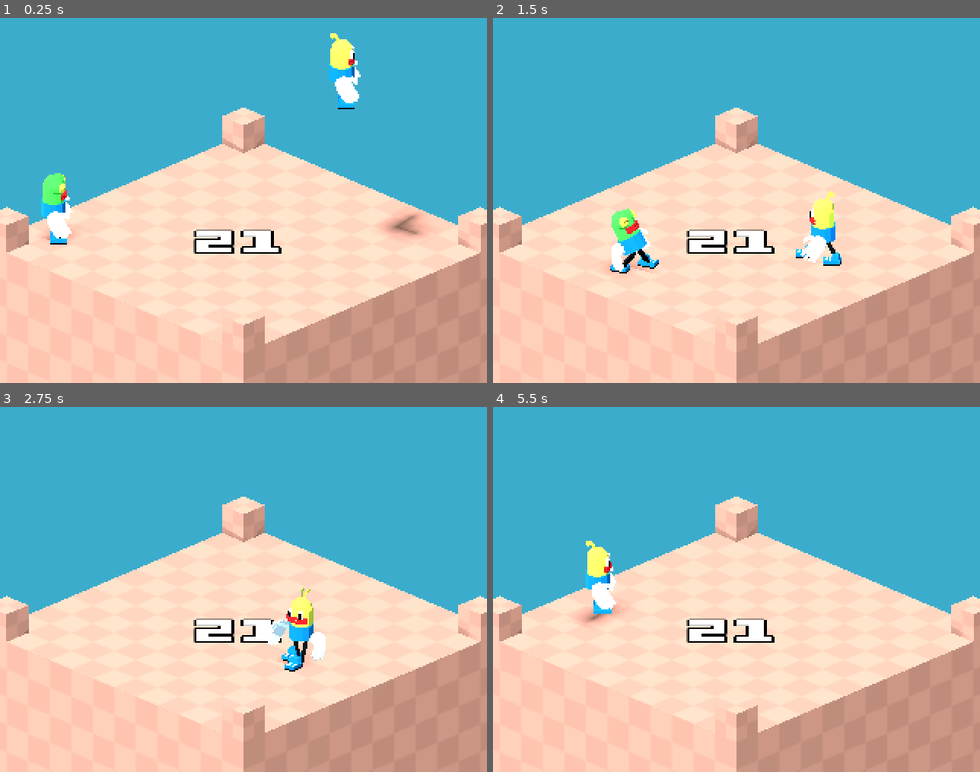
Above: before the commit, frames 1-4 (two rows, left to right).
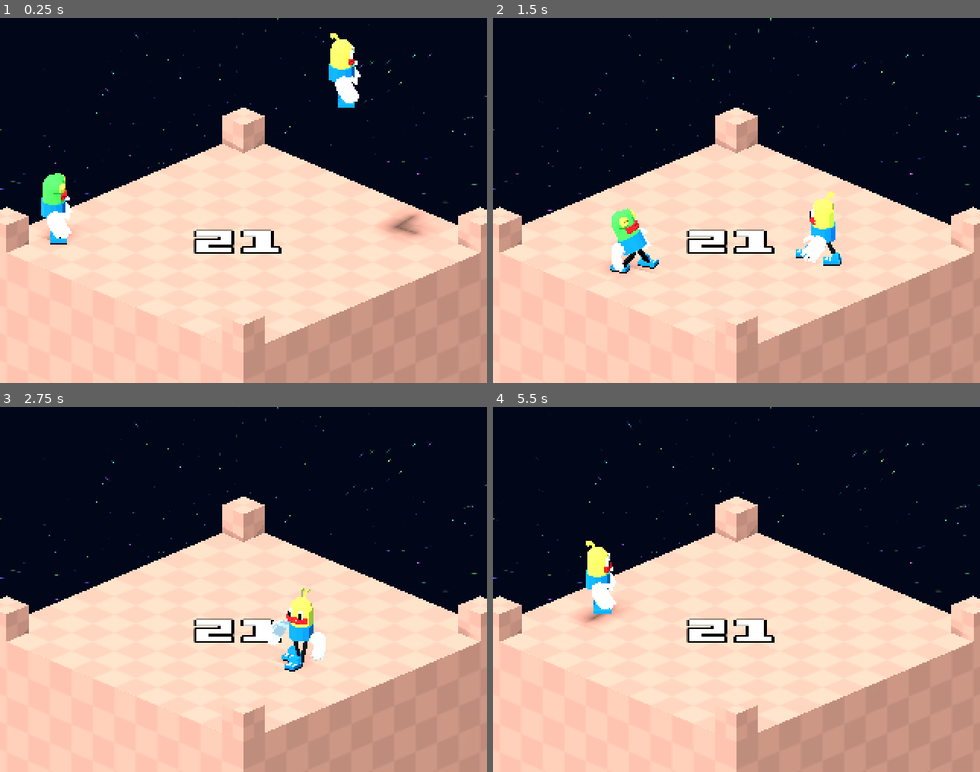
Above: after the commit, the same moments.

Repository: cat-in-the-dark/gmtk_2026
Game: Godot game, scene res://main.tscn
Two runs of this game, one before a commit and one after it. Both use one fixed random seed, a clock stepped at 60 frames per second and the inputs below.
Inputs:
- Up to frame 1 (0.25 s): no input
- Up to frame 2 (1.5 s): hold D (move_right) 0.53-1.28 s; hold Space (attack) 0.53-1.28 s; hold S (move_down) from 1.28 s (still down); tap Ctrl (dash) at 1.35 s
- Up to frame 3 (2.75 s): release S (move_down) at 2.03 s; hold D (move_right) from 2.03 s (still down); hold Space (attack) from 2.03 s (still down)
- Up to frame 4 (5.5 s): release D (move_right) at 2.78 s; release Space (attack) at 2.78 s; hold W (move_up) 2.78-3.53 s; tap Ctrl (dash) at 2.85, 4.35 s; hold Space (attack) 3.53-4.28 s; hold A (move_left) 3.53-5.03 s; hold S (move_down) from 5.03 s (still down); hold Space (attack) from 5.03 s (still down)

The runs differ from the first frame. In frame 1, 43% of the frame differs, in the area x 0-100%, y 0-57%; in frame 2, 45%; in frame 3, 45%; in frame 4, 44%.

Commit message:
use skypox with stars

Diff:
--- a/sky/sky.tres
+++ b/sky/sky.tres
@@ -1,6 +1,6 @@
 [gd_resource type="Sky" load_steps=2 format=3 uid="uid://r5xeigeohfnk"]
 
-[ext_resource type="Material" uid="uid://cmgq7ao5ighma" path="res://level/sky/sky_shader_mat.tres" id="1_1angs"]
+[ext_resource type="Material" uid="uid://cmgq7ao5ighma" path="res://sky/sky_shader_mat.tres" id="1_1angs"]
 
 [resource]
 sky_material = ExtResource("1_1angs")
--- a/world_env.tres
+++ b/world_env.tres
@@ -1,9 +1,11 @@
-[gd_resource type="Environment" format=3 uid="uid://cvx82wuvou4v3"]
+[gd_resource type="Environment" load_steps=2 format=3 uid="uid://cvx82wuvou4v3"]
+
+[ext_resource type="Sky" uid="uid://r5xeigeohfnk" path="res://sky/sky.tres" id="1_sky"]
 
 [resource]
-background_mode = 1
-background_color = Color(0.235294, 0.67451, 0.803922, 1)
-ambient_light_source = 3
+background_mode = 2
+sky = ExtResource("1_sky")
+ambient_light_source = 2
 ambient_light_color = Color(0.72, 0.9, 1, 1)
 ambient_light_energy = 0.8
 tonemap_mode = 0
